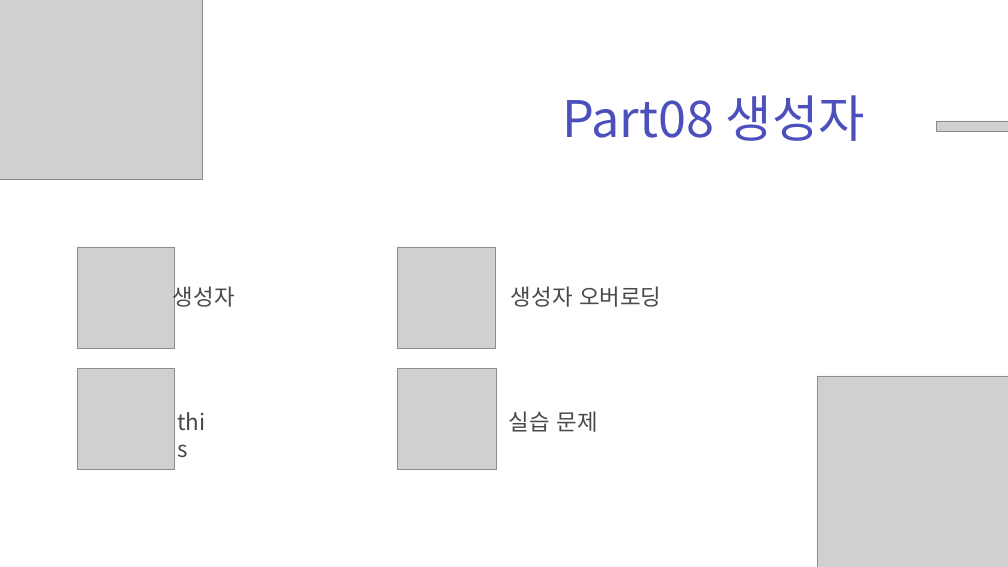
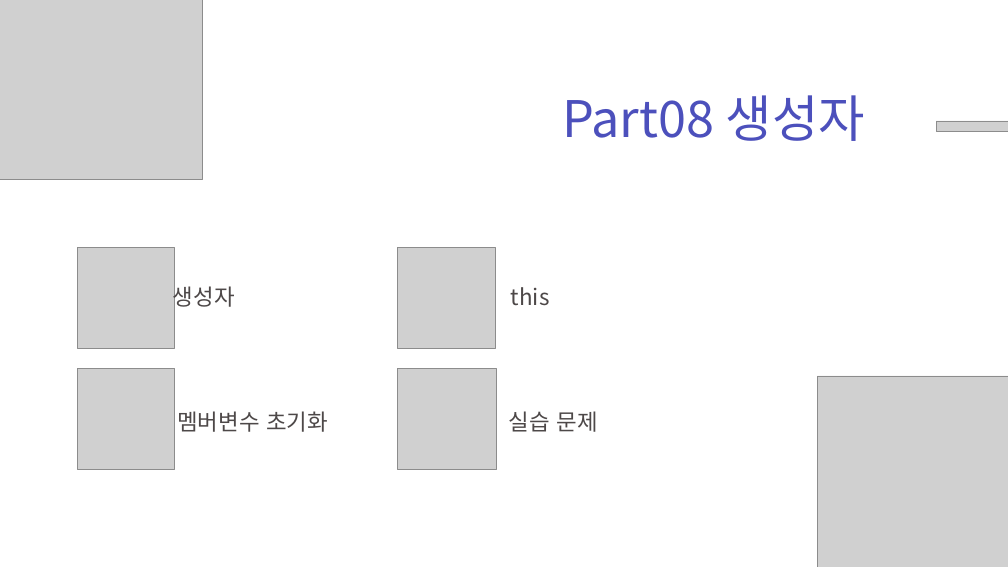
Before and after one commit to zest132/JavaLecture, a slide deck: slide 2 of JavaLecture/LectureFile/java 8강.pptx. Drawn at 1008x567 pixels with LibreOffice and Linux fonts; fonts in the diff are those of the drawing; grey boxes stand for pictures. Boxes give left, top, right and bottom in pixels: in the first picture for what was removed or moved away, otherwise in the second. Text is boxed around its words. In the diff, an @@ line names an element or a change of style, - is before the commit and + after.

```diff
--- a/JavaLecture/LectureFile/java 8강.pptx
+++ b/JavaLecture/LectureFile/java 8강.pptx
@@ text "this" rewrapped from [172, 405, 219, 437] to [511, 287, 550, 306] @@
@@ text removed at [511, 286, 661, 307] @@
-생성자 오버로딩
@@ text added at [177, 411, 328, 432], 32 pt, text #4D4848 @@
+멤버변수 초기화
```
Also in this commit, not shown: 2 other slides changed, 23 slides added, 20 slides removed, 4 other files.
